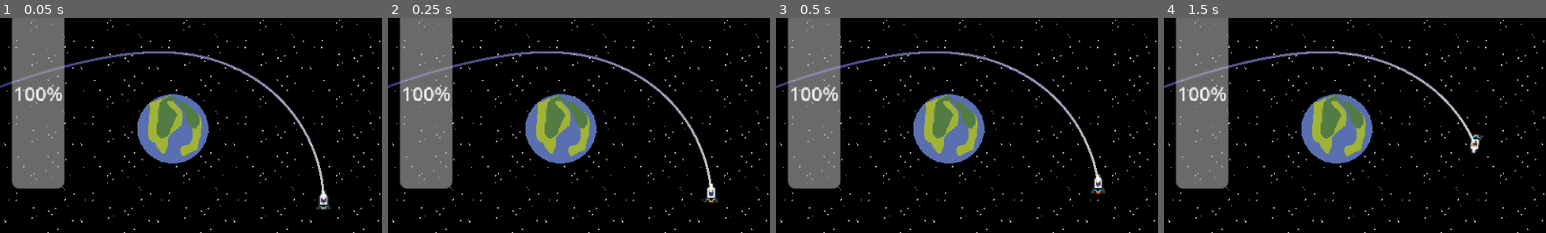
Above: before the commit, frames 1-4 (left to right).
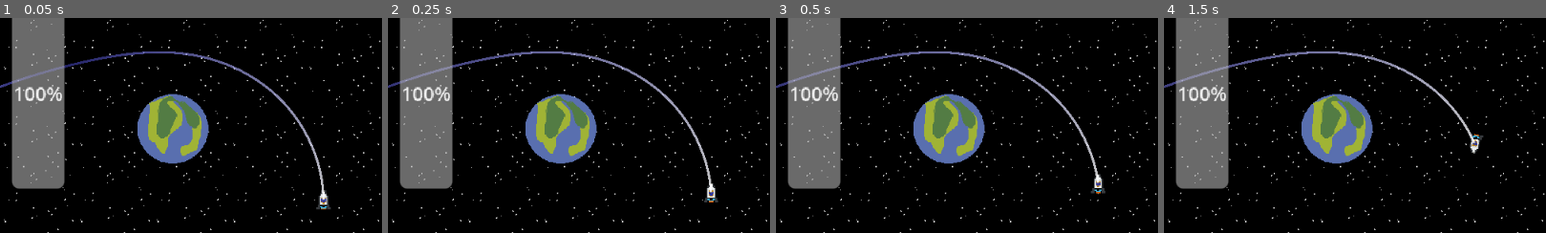
Above: after the commit, the same moments.

Repository: herboh/nBody
Game: Godot game, scene res://scene/main.tscn
Two runs of this game, one before a commit and one after it. Both use one fixed random seed, a clock stepped at 60 frames per second and the inputs below.
Inputs:
- Up to frame 1 (0.05 s): no input
- Up to frame 2 (0.25 s): no input
- Up to frame 3 (0.5 s): no input
- Up to frame 4 (1.5 s): tap Enter at 0.5 s; hold Right (turn_right) 0.53-1.28 s; hold Left (turn_left) from 1.28 s (still down)
The pictures show only the part of the screen within x 0-50%, y 33-83%; the shares and areas given below are measured in that part.

The runs differ from the first frame. In frame 1, 0.4% of the frame differs, in the area x 1-85%, y 15-85%; in frame 2, nothing differs; in frame 3, nothing differs; in frame 4, nothing differs.

Commit message:
polishing. Adjusted time calculations, reverted gravity application to force from impulse, and made the trajectory interval a var

Diff:
--- a/scene/main.tscn
+++ b/scene/main.tscn
@@ -6,80 +6,6 @@
 [ext_resource type="PackedScene" uid="uid://eqv106qo08fm" path="res://scene/planet.tscn" id="3_brvut"]
 [ext_resource type="Script" uid="uid://ccey22v3wjvvc" path="res://script/TrajectoryLine.gd" id="5_4j5ol"]
 [ext_resource type="Script" uid="uid://8v5m3eriooar" path="res://script/UI.gd" id="7_p1hux"]
-
-[sub_resource type="GDScript" id="GDScript_4j5ol"]
-script/source = "extends Node
-
-@onready var solar_system = get_parent()
-@onready var ship = solar_system.get_node(\"Ship\")
-
-var planets = []
-var initial_data: OrbitalPhysics.OrbitalData
-var log_timer: float = 0.0
-var setup_timer: float = 0.0
-var orbit_rotations: float = 0.0
-var last_angle: float = 0.0
-
-func _ready():
-	# More robust planet detection
-	for child in solar_system.get_children():
-		if child.has_method(\"get_radius\") and child.has_method(\"get_global_position\"):
-			planets.append(child)
-	print(\"OrbitDebug: Found %d planets\" % planets.size())
-
-func _physics_process(delta):
-	if planets.size() == 0: return
-
-	# Wait for setup
-	if setup_timer < 0.1:
-		setup_timer += delta
-		return
-
-	# Establish baseline once
-	if not initial_data:
-		initial_data = OrbitalPhysics.analyze_orbit(ship.global_position, ship.linear_velocity, planets)
-		if initial_data.primary:
-			var r = ship.global_position - initial_data.primary.global_position
-			last_angle = atan2(r.y, r.x)
-		print(\"OrbitDebug: Baseline - Energy=%.1f\" % initial_data.energy)
-		return
-
-	# Log periodically
-	log_timer += delta
-	if log_timer >= 0.4:
-		log_timer = 0.0
-		log_status()
-
-func log_status():
-	var data = OrbitalPhysics.analyze_orbit(ship.global_position, ship.linear_velocity, planets)
-	if not data.primary: return
-
-	var r = ship.global_position - data.primary.global_position
-	var dist = r.length()
-	var speed = ship.linear_velocity.length()
-
-	# Track orbit rotations
-	var angle = atan2(r.y, r.x)
-	var angle_diff = angle - last_angle
-	if angle_diff > PI: angle_diff -= 2 * PI
-	elif angle_diff < -PI: angle_diff += 2 * PI
-	orbit_rotations += abs(angle_diff) / (2 * PI)
-	last_angle = angle
-
-	# Calculate drift
-	var energy_drift = 0.0
-	if abs(initial_data.energy) > 0.001:
-		energy_drift = (data.energy - initial_data.energy) / abs(initial_data.energy) * 100.0
-
-	print(\"=== Orbits: %.2f | Dist: %.1f | Speed: %.1f ===\" % [orbit_rotations, dist, speed])
-	print(\"State: %s | Energy drift: %+.2f%%\" % [OrbitalPhysics.get_status_text(data), energy_drift])
-
-	if abs(energy_drift) > 1.0:
-		print(\"⚠️ HIGH ENERGY DRIFT!\")
-	if dist < 100:
-		print(\"🔥 TOO CLOSE TO PLANET!\")
-	print(\"---\")
-"
 
 [node name="Main" type="Node2D"]
 
@@ -102,9 +28,6 @@
 
 [node name="Planet" parent="SolarSystem" instance=ExtResource("3_brvut")]
 position = Vector2(471, 273)
-
-[node name="OrbitDebug" type="Node" parent="SolarSystem"]
-script = SubResource("GDScript_4j5ol")
 
 [node name="TrajectoryLine" type="Line2D" parent="SolarSystem"]
 script = ExtResource("5_4j5ol")
--- a/script/OrbitalPhysics.gd
+++ b/script/OrbitalPhysics.gd
@@ -38,11 +38,16 @@
 var _last_analysis_position: Vector2
 var _last_analysis_velocity: Vector2
 var _last_analysis_time: float = 0.0
+var _game_time_accumulator: float = 0.0
 
 func _ready():
 	_cached_orbital_data = OrbitalData.new()
 
-# === CORE PHYSICS ===
+func _process(delta: float) -> void:
+	"""Accumulate game time for analysis timing"""
+	_game_time_accumulator += delta
+
+# === CORE PHYSICS FUNCTIONS ===
 
 func get_gravity_at(pos: Vector2, sources: Array) -> Vector2:
 	"""Calculate gravitational acceleration at position"""
@@ -113,8 +118,7 @@
 
 func should_update_analysis(ship_pos: Vector2, ship_vel: Vector2) -> bool:
 	"""Check if orbital analysis needs updating"""
-	var time_now = Time.get_unix_time_from_system()
-	var time_elapsed = time_now - _last_analysis_time
+	var time_elapsed = _game_time_accumulator - _last_analysis_time
 
 	# Force update after max interval
 	if time_elapsed > MAX_ANALYSIS_INTERVAL:
@@ -141,7 +145,7 @@
 	# Update cache tracking
 	_last_analysis_position = ship.global_position
 	_last_analysis_velocity = ship.linear_velocity
-	_last_analysis_time = Time.get_unix_time_from_system()
+	_last_analysis_time = _game_time_accumulator
 
 	return _cached_orbital_data
 
--- a/script/Planet.gd
+++ b/script/Planet.gd
@@ -4,7 +4,7 @@
 @export var radius: float = 50.0
 
 func _ready():
-	pass
+	add_to_group("planets")
 
 func get_radius() -> float:
 	return radius
--- a/script/SolarSystem.gd
+++ b/script/SolarSystem.gd
@@ -31,8 +31,10 @@
 
 func apply_gravitational_forces(delta: float):
 	var gravity_acceleration = OrbitalPhysics.get_gravity_at(ship.global_position, planets)
-	var impulse = gravity_acceleration * ship.mass * delta
-	ship.apply_central_impulse(impulse)
+	#gone back and forth on impulse or force, going to try force again
+	ship.apply_central_force(gravity_acceleration * ship.mass)
+	#var impulse = gravity_acceleration * ship.mass * delta
+	#ship.apply_central_impulse(impulse)
 
 func update_orbital_analysis():
 	OrbitalPhysics.update_orbital_analysis(ship, planets)
--- a/script/TrajectoryLine.gd
+++ b/script/TrajectoryLine.gd
@@ -4,7 +4,7 @@
 @export var prediction_time_fallback: float = 12.0
 @export var max_points: int = 600
 @export var adaptive_time_step: bool = true
-@export var update_interval: float = 0.002  # Made configurable
+@export var update_interval: float = 0.04
 
 const MAX_TRAJECTORY_DISTANCE: float = 1500.0
 const MAX_TRAJECTORY_TIME: float = 20.0
@@ -12,10 +12,6 @@
 var ship: RigidBody2D
 var physics_world: Node
 var _update_timer: float = 0.0
-
-var _last_ship_position: Vector2
-var _last_ship_velocity: Vector2
-var _cached_path: PackedVector2Array
 
 const MOVEMENT_THRESHOLD: float = 3.0
 const VELOCITY_THRESHOLD: float = 15.0
@@ -34,9 +30,8 @@
 	if not ship or not physics_world:
 		return
 
-	# Simple timer - update every 0.04 seconds regardless
 	_update_timer += delta
-	if _update_timer < 0.04:  # Or even 0.02 for more responsive
+	if _update_timer < update_interval:
 		return
 	_update_timer = 0.0
 
@@ -46,11 +41,7 @@
 	if planets.is_empty():
 		return
 
-	var data: OrbitalPhysics.OrbitalData = OrbitalPhysics.analyze_orbit(
-		ship.global_position,
-		ship.linear_velocity,
-		planets
-	)
+	var data = physics_world.get_current_orbital_data()
 
 	var horizon: float = min(prediction_time_fallback, MAX_TRAJECTORY_TIME)
 	if data and data.primary and data.period > 0.0:
Not shown: 1 places in scene/main.tscn that only renumber resources
